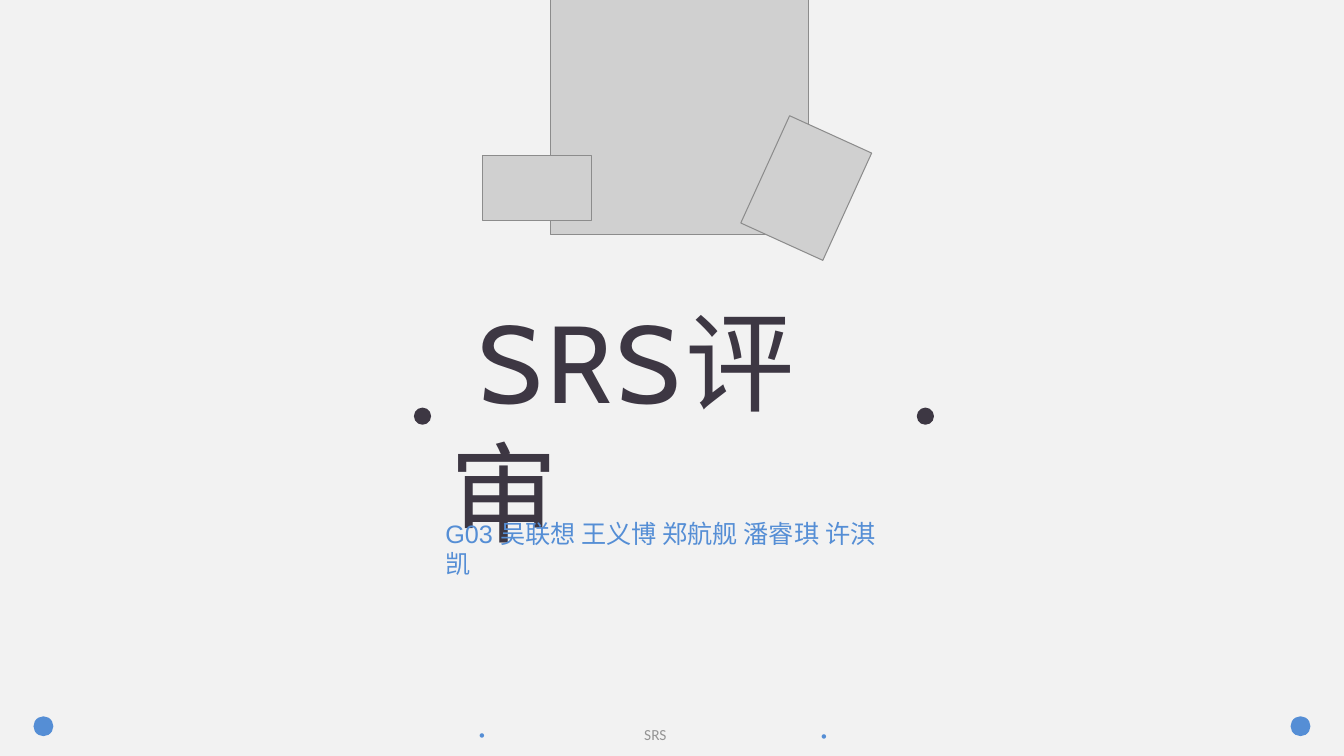
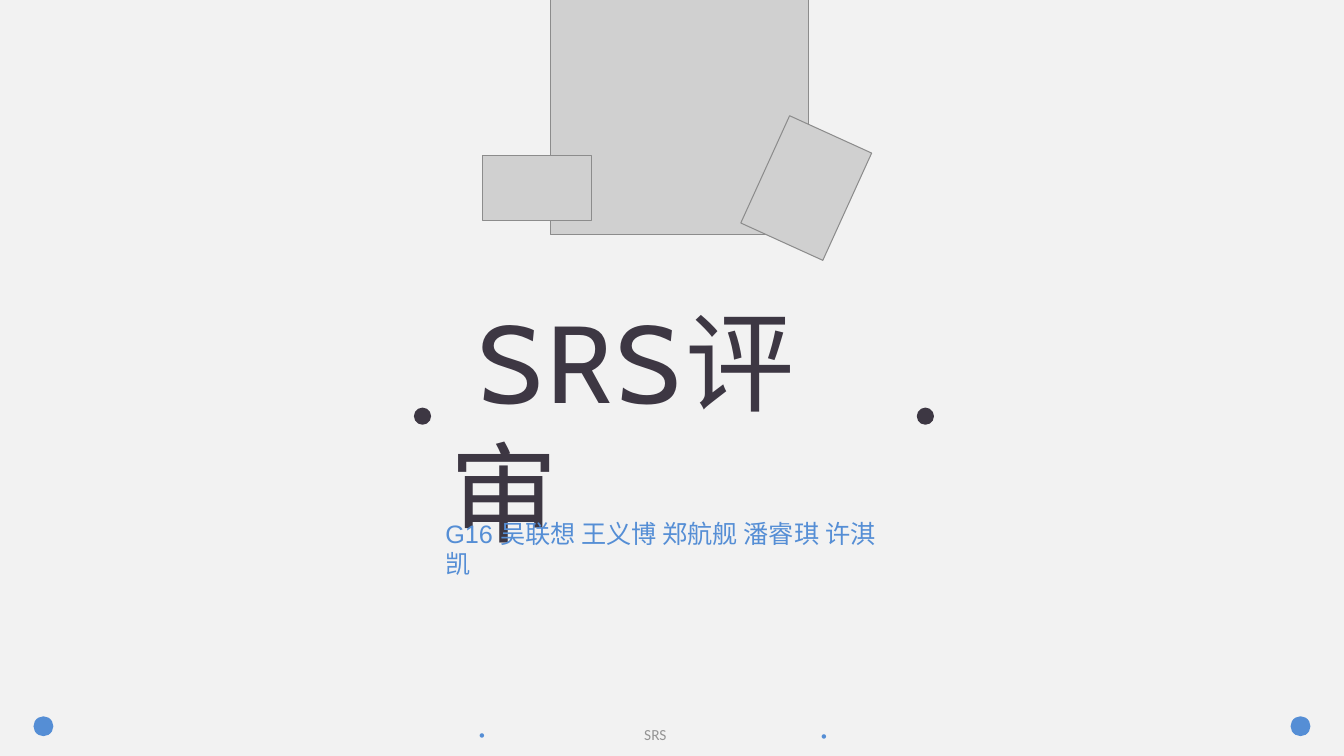
Before and after one commit to lenovo-wu/G016ZUCC-SRA2022, a slide deck: slide 1 of SRS评审.pptx. Drawn at 1344x756 pixels with LibreOffice and Linux fonts; fonts in the diff are those of the drawing; grey boxes stand for pictures. Boxes give left, top, right and bottom in pixels: in the first picture for what was removed or moved away, otherwise in the second. Text is boxed around its words. In the diff, an @@ line names an element or a change of style, - is before the commit and + after.

```diff
--- a/SRS评审.pptx
+++ b/SRS评审.pptx
@@ text at [445, 517, 875, 545]: text changed @@
-G03 吴联想 王义博 郑航舰 潘睿琪 许淇凯
+G16 吴联想 王义博 郑航舰 潘睿琪 许淇凯
```
